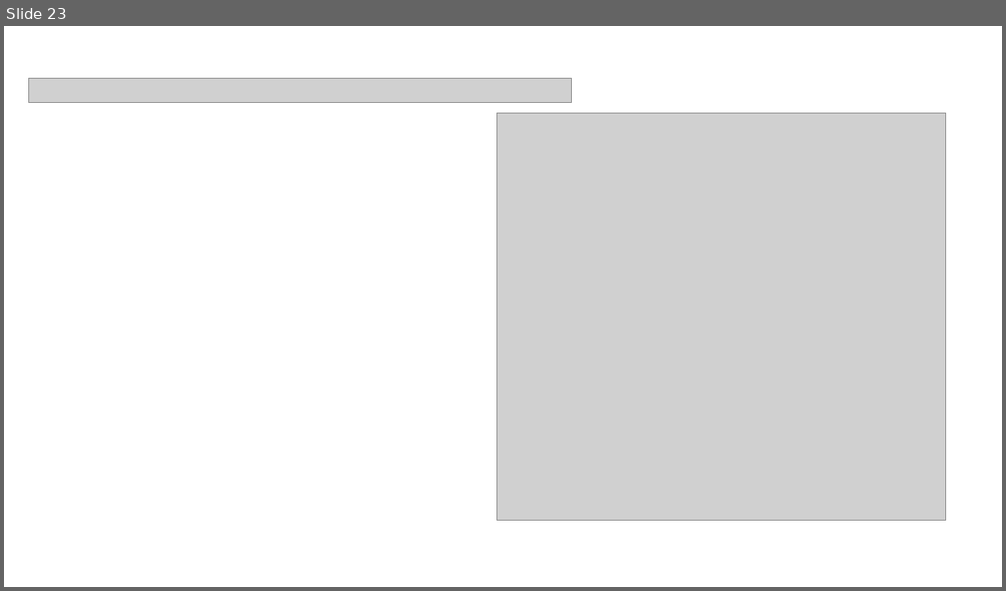
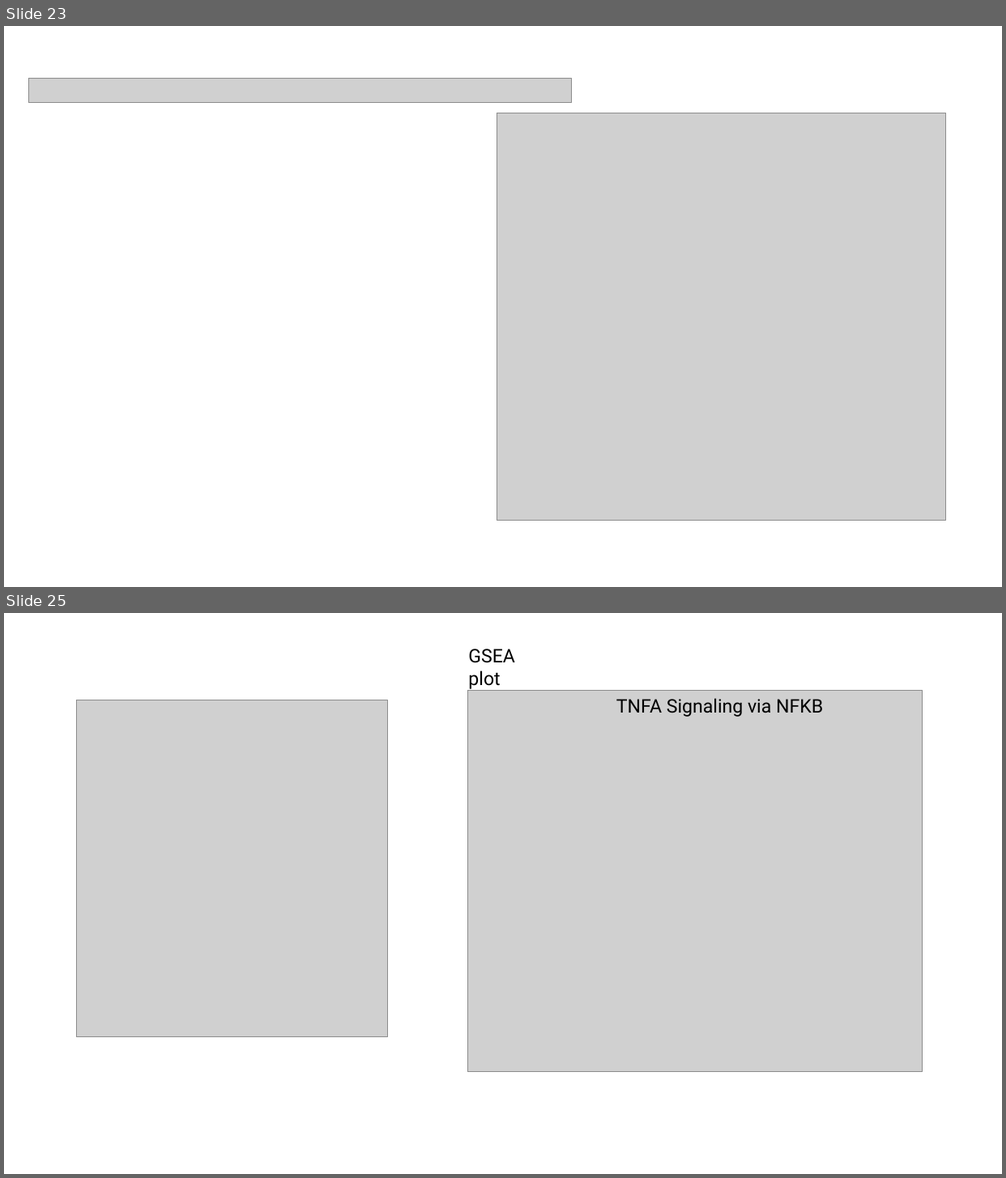
Before and after one commit to jraab/GNET749_RNAseq, a slide deck: lectures/2024_GNET_Class6_Viz_ExpDesign.pptx. Shown one above the other, each under a label of ours: slide 23 before the commit, slides 23 and 25 after it; the slides between them are not shown. The pictures are 1006x591 and 1006x1178 pixels, drawn with LibreOffice and Linux fonts; fonts in the diff are those of the drawing; grey boxes stand for pictures. Boxes give left, top, right and bottom in pixels: in the first picture for what was removed or moved away, otherwise in the second. Text is boxed around its words. In the diff, an @@ line names an element or a change of style, - is before the commit and + after.

```diff
--- a/lectures/2024_GNET_Class6_Viz_ExpDesign.pptx
+++ b/lectures/2024_GNET_Class6_Viz_ExpDesign.pptx
@@ slide 25 added at [4,613,1002,1174], background #FFFFFF @@
@@ text added at [468,649,515,689], 18 pt, text #000000 @@
+GSEA plot
@@ picture added at [77,700,388,1037] @@
@@ picture added at [467,690,923,1072] @@
@@ text added at [616,698,823,717], 18 pt, text #000000 @@
+TNFA Signaling via NFKB
```
Also in this commit, not shown: 1 slide changed, 3 other slides added, 1 other file.
